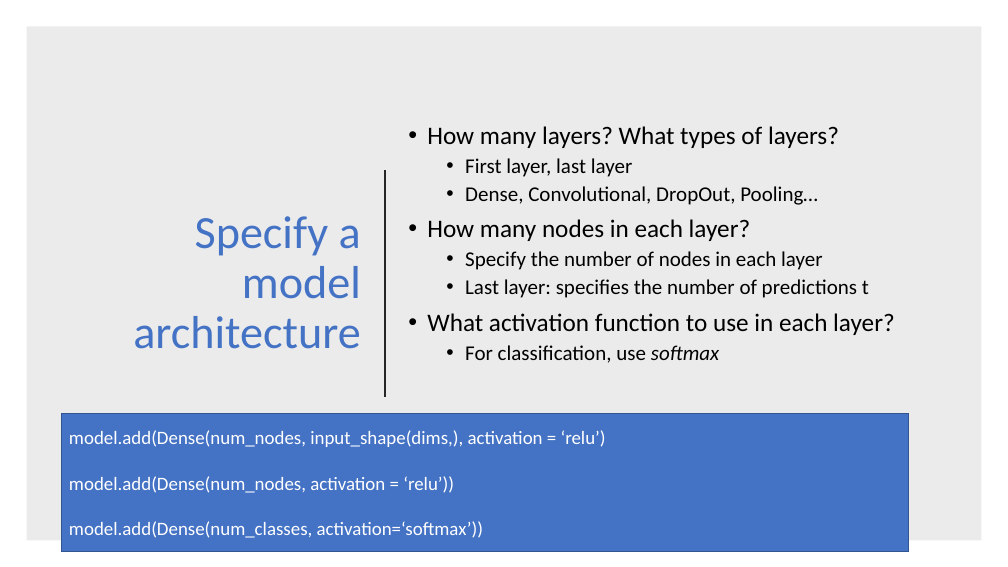
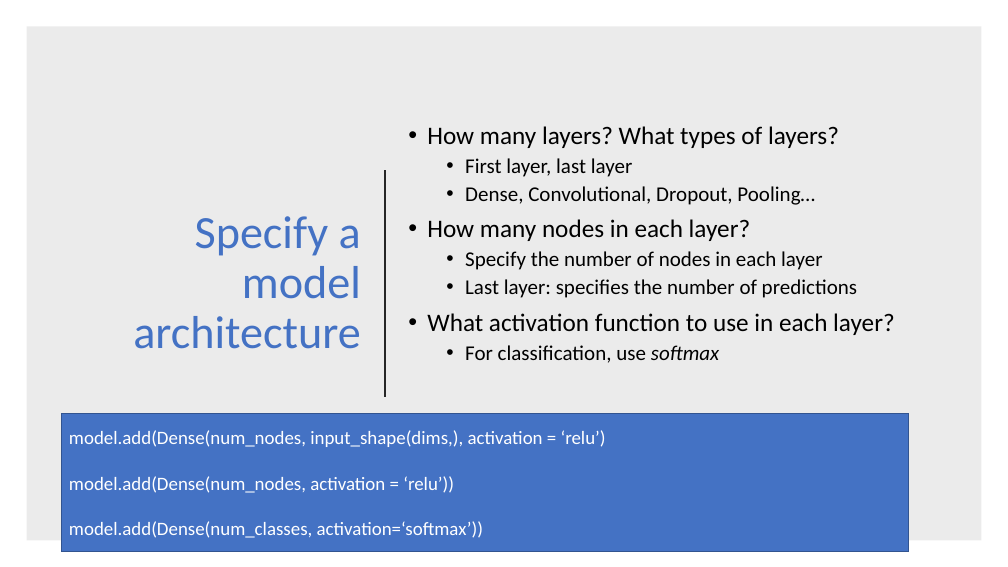
Before and after one commit to gmarchet/dnnworkshop3, a slide deck: slide 5 of day1/3.Introduction to Keras.pptx. Drawn at 1008x567 pixels with LibreOffice and Linux fonts; fonts in the diff are those of the drawing. Boxes give left, top, right and bottom in pixels: in the first picture for what was removed or moved away, otherwise in the second. Text is boxed around its words. In the diff, an @@ line names an element or a change of style, - is before the commit and + after.

```diff
--- a/day1/3.Introduction to Keras.pptx
+++ b/day1/3.Introduction to Keras.pptx
@@ text at (465,186,815,205): text changed @@
-  • Dense, Convolutional, DropOut, Pooling…
+  • Dense, Convolutional, Dropout, Pooling…
@@ text at (465,279,857,298): text changed @@
-  • Last layer: specifies the number of predictions t
+  • Last layer: specifies the number of predictions
```
Also in this commit, not shown: 4 other slides changed, 1 slide added.
